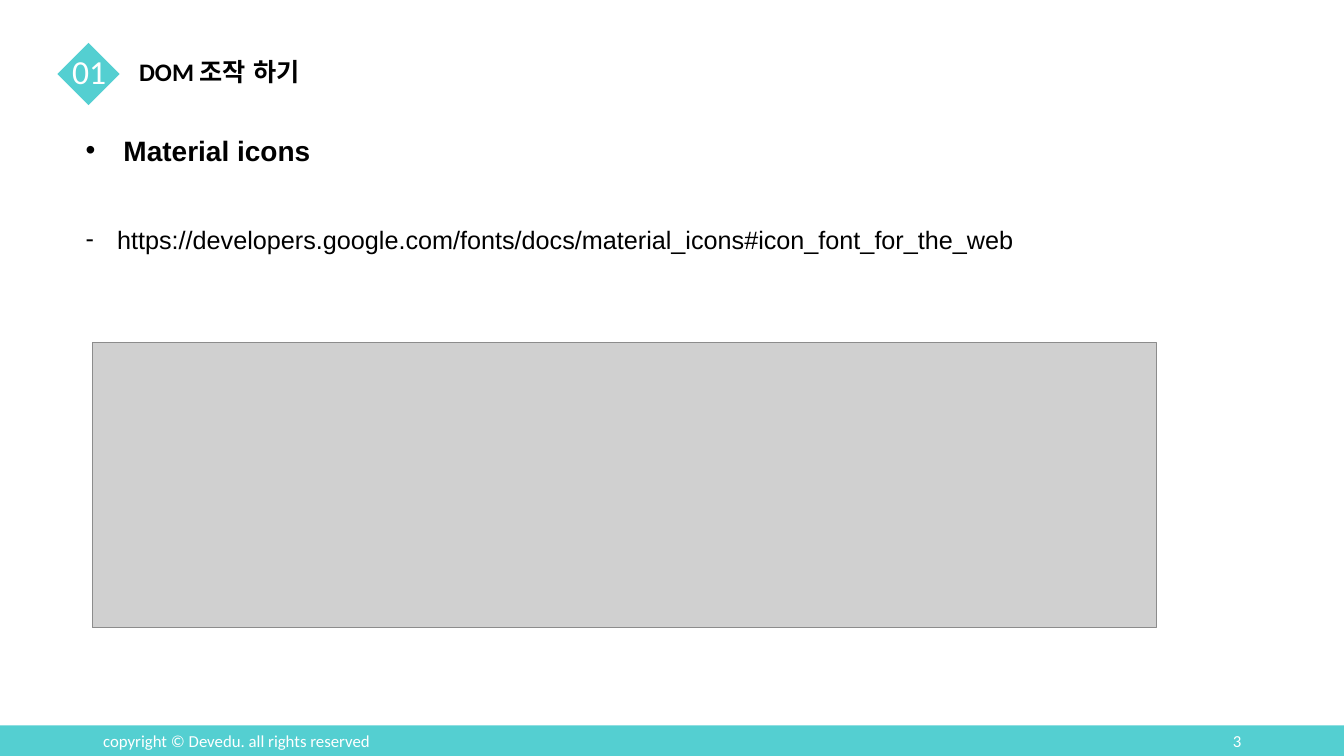
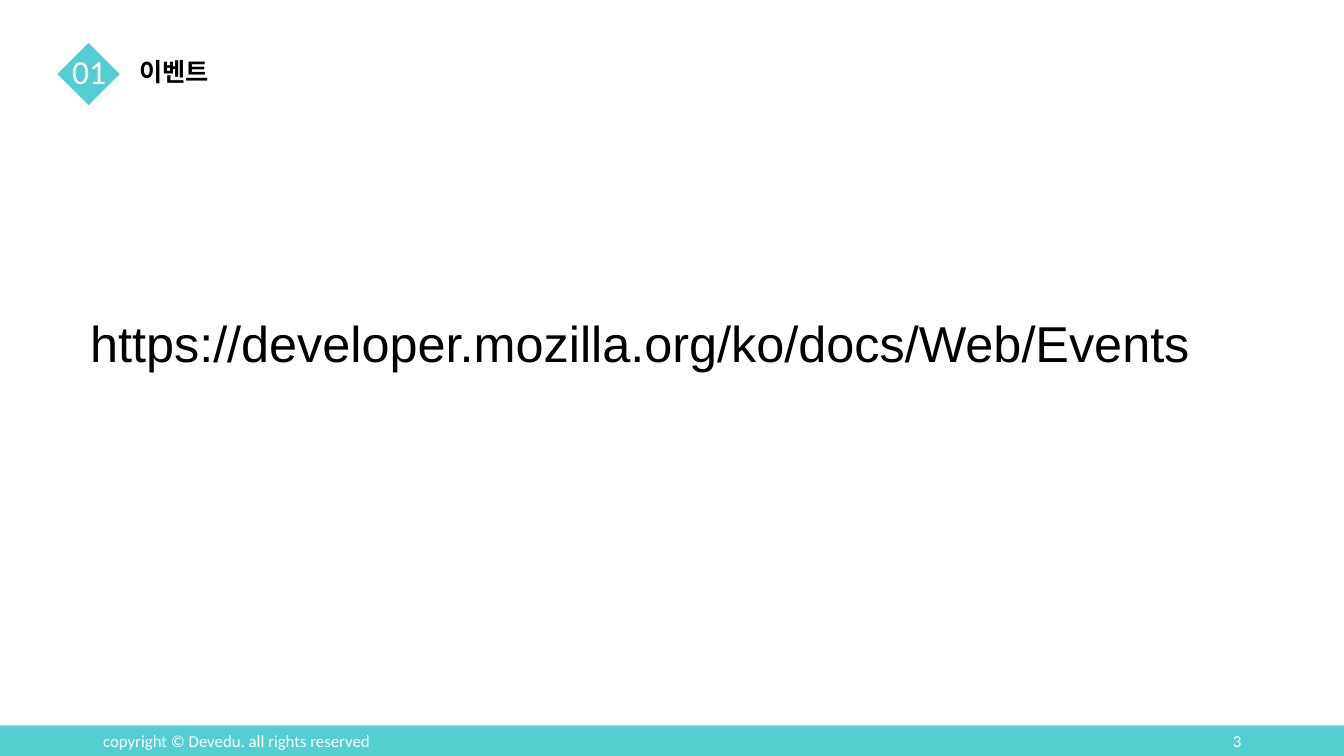
Before and after one commit to KimJeonghun91/devedu-web-class, a slide deck: slide 3 of ppt/Javascript 교안/_07_이벤트.pptx. Drawn at 1344x756 pixels with LibreOffice and Linux fonts; fonts in the diff are those of the drawing; grey boxes stand for pictures. Boxes give left, top, right and bottom in pixels: in the first picture for what was removed or moved away, otherwise in the second. Text is boxed around its words. In the diff, an @@ line names an element or a change of style, - is before the commit and + after.

Commit message:
이벤트 조금 추가

```diff
--- a/ppt/Javascript 교안/_07_이벤트.pptx
+++ b/ppt/Javascript 교안/_07_이벤트.pptx
@@ text at box(139, 60, 209, 84): text changed @@
-DOM 조작 하기
+이벤트
@@ text at box(90, 325, 1189, 372): text changed; size 18 to 36 pt @@
-• Material icons
-– https://developers.google.com/fonts/docs/material_icons#icon_font_for_the_web
+https://developer.mozilla.org/ko/docs/Web/Events
@@ picture removed at box(92, 343, 1156, 628) @@
```
Also in this commit, not shown: 1 other slide changed, 13 slides added, 4 other files.
